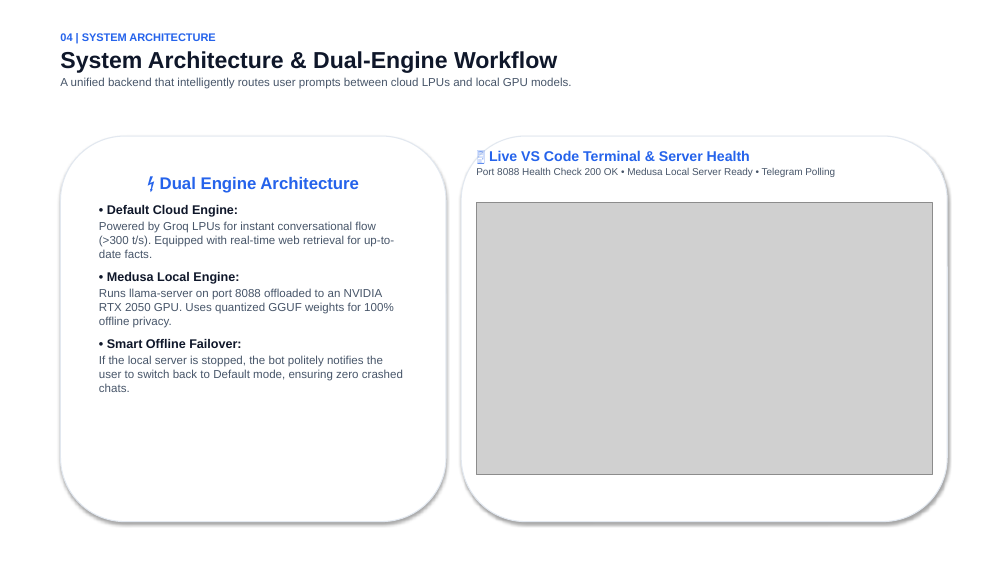
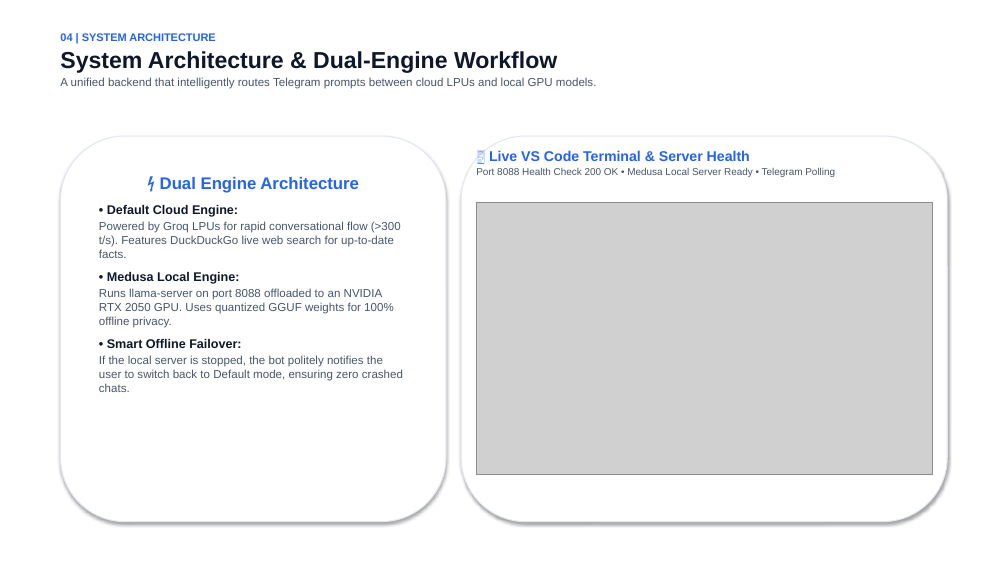
Before and after one commit to w4simg/medusa-ai, a slide deck: slide 5 of Medusa_AI_Presentation.pptx. Drawn at 1008x567 pixels with LibreOffice and Linux fonts; fonts in the diff are those of the drawing; grey boxes stand for pictures. Boxes give left, top, right and bottom in pixels: in the first picture for what was removed or moved away, otherwise in the second. Text is boxed around its words. In the diff, an @@ line names an element or a change of style, - is before the commit and + after.

Commit message:
docs(presentation): focus presentation 100% on Telegram Bot and replace CLI slide

```diff
--- a/Medusa_AI_Presentation.pptx
+++ b/Medusa_AI_Presentation.pptx
@@ text at [60, 77, 596, 89]: text changed @@
-A unified backend that intelligently routes user prompts between cloud LPUs and local GPU models.
+A unified backend that intelligently routes Telegram prompts between cloud LPUs and local GPU models.
@@ text in rounded rectangle at [99, 221, 401, 258]: text changed @@
-Powered by Groq LPUs for instant conversational flow (>300 t/s). Equipped with real-time web retrieval for up-to-date facts.
+Powered by Groq LPUs for rapid conversational flow (>300 t/s). Features DuckDuckGo live web search for up-to-date facts.
```
Also in this commit, not shown: 8 other slides changed, 2 other files.
